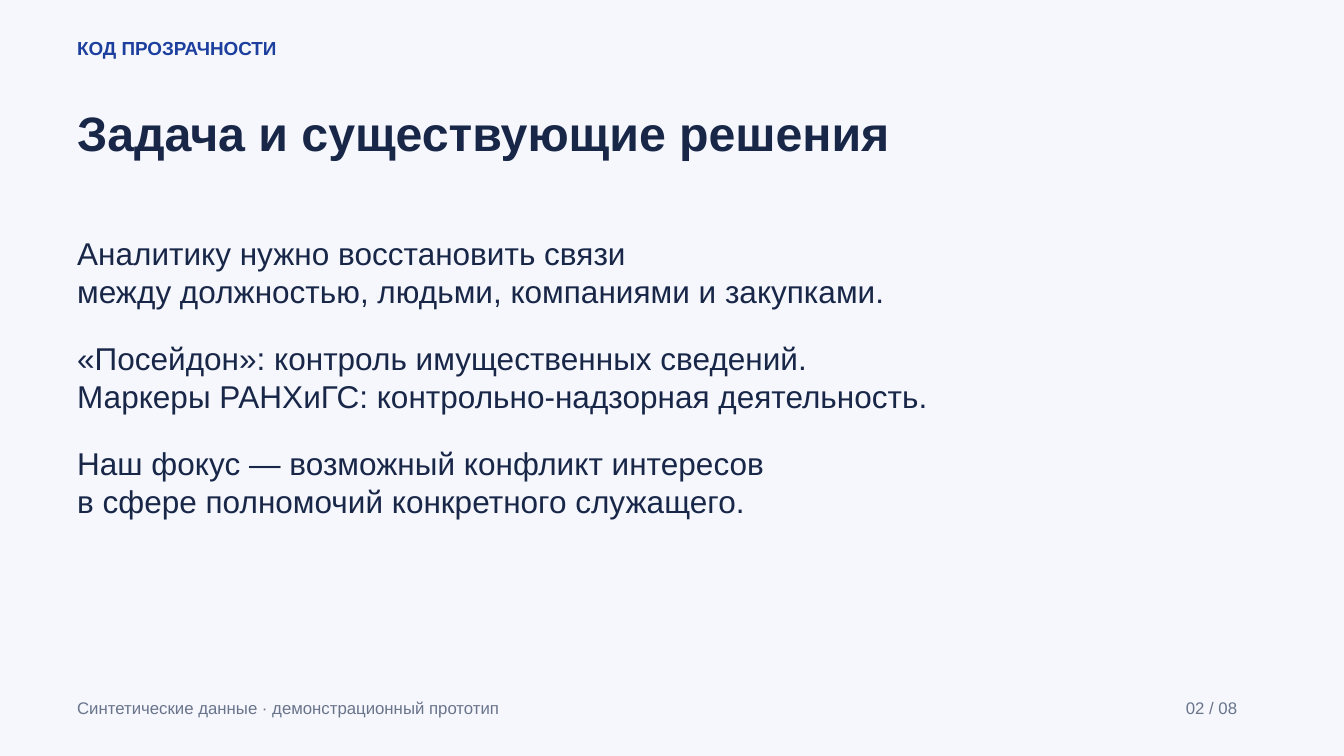
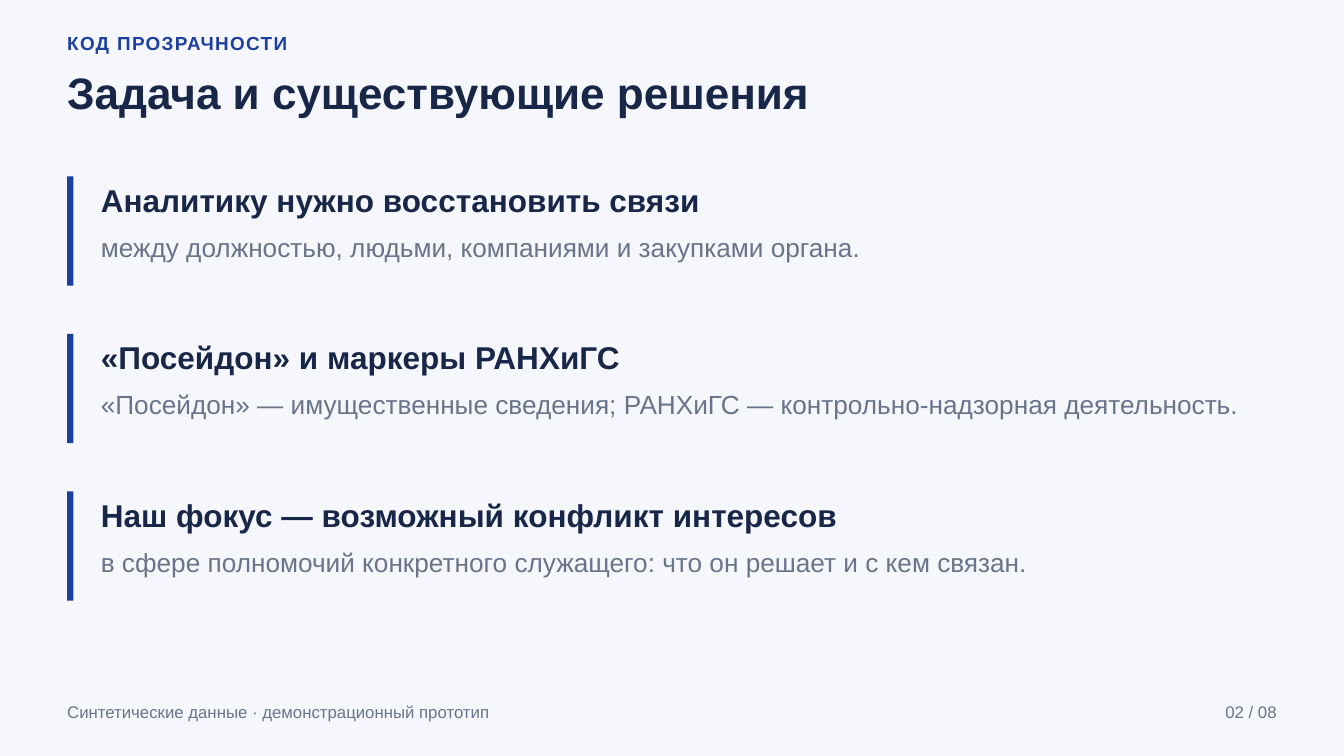
Before and after one commit to avt0b/kod_prozr_2026, a slide deck: slide 2 of docs/presentation/kod-prozrachnosti-review.pptx. Drawn at 1344x756 pixels with LibreOffice and Linux fonts; fonts in the diff are those of the drawing. Boxes give left, top, right and bottom in pixels: in the first picture for what was removed or moved away, otherwise in the second. Text is boxed around its words. In the diff, an @@ line names an element or a change of style, - is before the commit and + after.

```diff
--- a/docs/presentation/kod-prozrachnosti-review.pptx
+++ b/docs/presentation/kod-prozrachnosti-review.pptx
@@ text "КОД ПРОЗРАЧНОСТИ" at [67,37,287,54]: letter spacing 0 to 1 pt @@
@@ text "Задача и существующие решения": place and size @@
-text "Задача и существующие решения" at [77,117,889,161]
+text "Задача и существующие решения" at [67,78,809,117]
@@ text "Задача и существующие решения" at [67,78,809,117]: size 34.5 to 31.5 pt @@
@@ rectangle added at [68,176,74,285], fill #1D3F9E @@
@@ text added at [101,190,699,218], 22.5 pt, text #182648, bold @@
+Аналитику нужно восстановить связи
@@ text at [101,243,860,262]: text changed; size 22.5 to 18.8 pt; text colour #182648 to #69748B @@
-Аналитику нужно восстановить связи
-между должностью, людьми, компаниями и закупками.
+между должностью, людьми, компаниями и закупками органа.
@@ rectangle added at [68,334,74,443], fill #1D3F9E @@
@@ text added at [101,345,620,375], 22.5 pt, text #182648, bold @@
+«Посейдон» и маркеры РАНХиГС
@@ text at [101,394,1237,420]: text changed; size 22.5 to 18.8 pt; text colour #182648 to #69748B @@
-«Посейдон»: контроль имущественных сведений.
-Маркеры РАНХиГС: контрольно-надзорная деятельность.
+«Посейдон» — имущественные сведения; РАНХиГС — контрольно-надзорная деятельность.
@@ rectangle added at [68,492,74,601], fill #1D3F9E @@
@@ text at [77,489,744,519]: paragraph removed @@
-в сфере полномочий конкретного служащего.
@@ text "Наш фокус — возможный конфликт ...": place and size @@
-text "Наш фокус — возможный конфликт ..." at [77,451,764,519]
+text "Наш фокус — возможный конфликт ..." at [101,503,837,533]
@@ text "Наш фокус — возможный конфликт ..." at [101,503,837,533]: bold on @@
@@ text added at [101,552,1026,577], 18.8 pt, text #69748B @@
+в сфере полномочий конкретного служащего: что он решает и с кем связан.
@@ text "Синтетические данные · демонстрационный прототип": place and size @@
-text "Синтетические данные · демонстрационный прототип" at [77,701,499,718]
+text "Синтетические данные · демонстрационный прототип" at [67,705,489,722]
@@ text "02 / 08": place and size @@
-text "02 / 08" at [1186,702,1237,714]
+text "02 / 08" at [1225,706,1277,718]
@@ text "02 / 08" at [1225,706,1277,718]: alignment left to right @@
```
Also in this commit, not shown: 5 other slides changed, 2 slides added, 2 slides removed, 17 other files.
